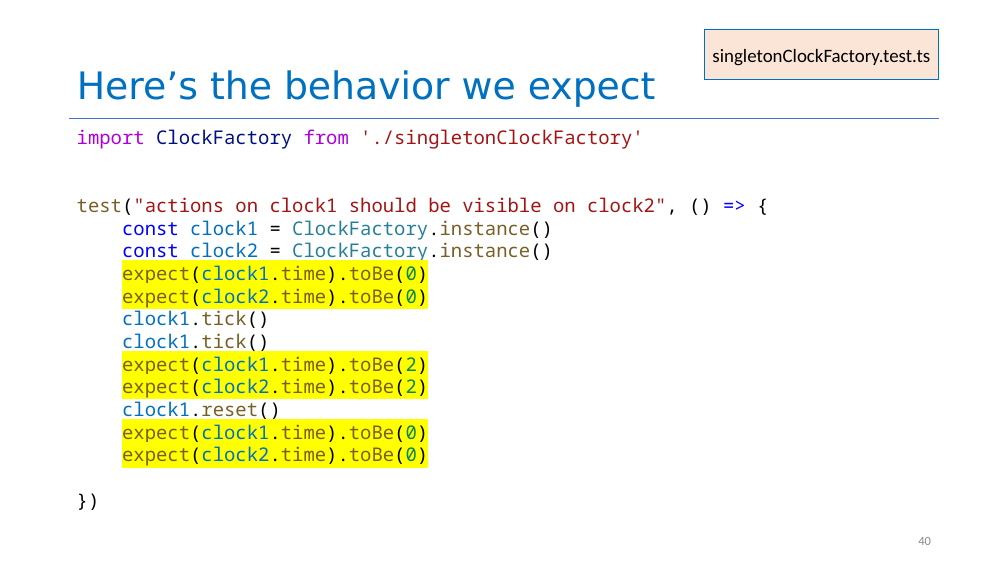
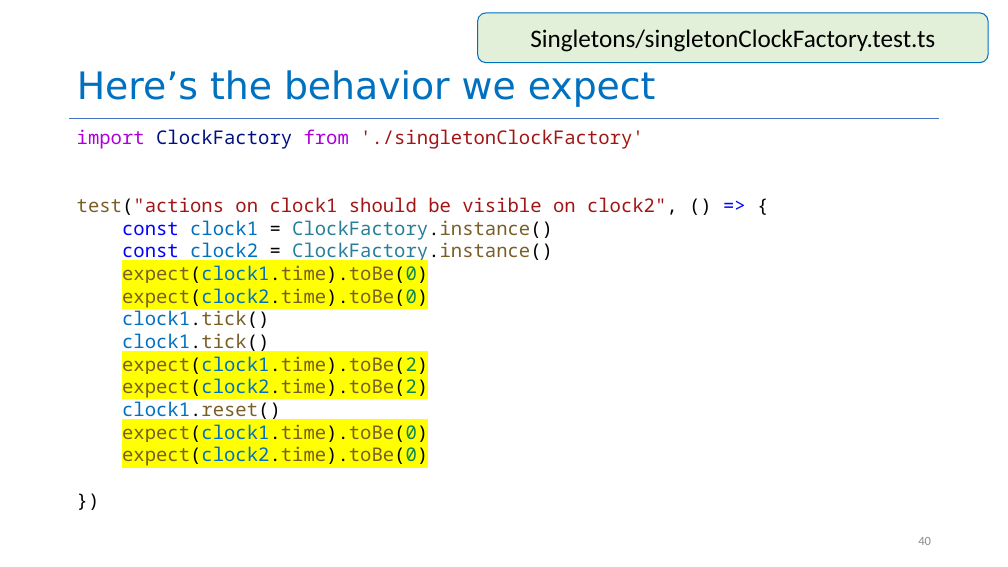
Before and after one commit to neu-se/CS4530-Spring-2025, a slide deck: slide 40 of Slides/Module 05 Interaction-Level Design Patterns.pptx. Drawn at 1008x567 pixels with LibreOffice and Linux fonts; fonts in the diff are those of the drawing. Boxes give left, top, right and bottom in pixels: in the first picture for what was removed or moved away, otherwise in the second. Text is boxed around its words. In the diff, an @@ line names an element or a change of style, - is before the commit and + after.

```diff
--- a/Slides/Module 05 Interaction-Level Design Patterns.pptx
+++ b/Slides/Module 05 Interaction-Level Design Patterns.pptx
@@ rounded rectangle "Singletons/singletonClockFactory.test.ts" resized from (x1=705, y1=30, x2=939, y2=80) to (x1=478, y1=13, x2=988, y2=63) @@
@@ rounded rectangle "Singletons/singletonClockFactory.test.ts" at (x1=478, y1=13, x2=988, y2=63): rectangle to rounded rectangle; fill #FBE5D6 to #E2F0D9 @@
@@ text in rounded rectangle at (x1=530, y1=29, x2=935, y2=52): text changed; size 18 to 24 pt @@
-singletonClockFactory.test.ts
+Singletons/singletonClockFactory.test.ts
```
Also in this commit, not shown: 21 other slides changed, 2 other files.
